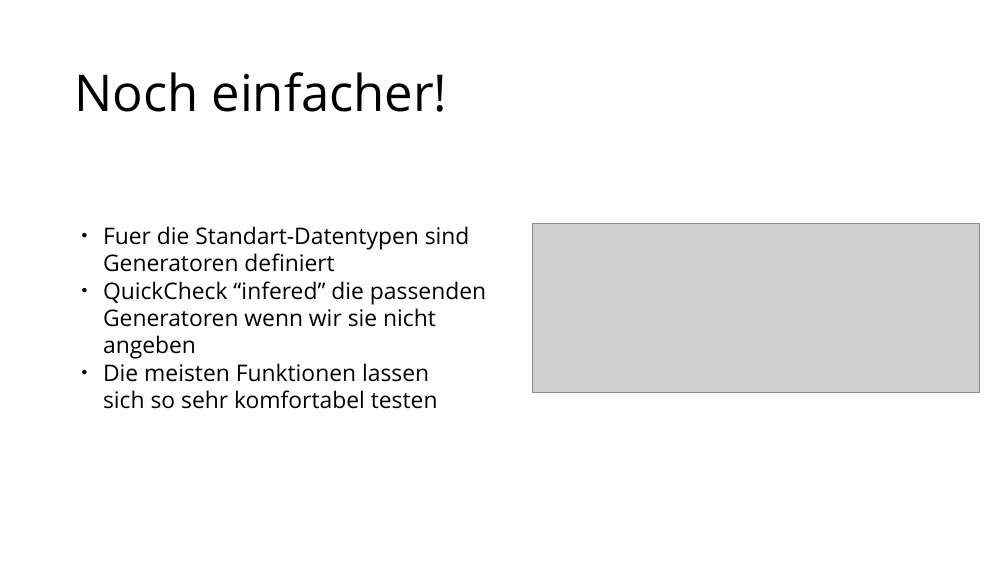
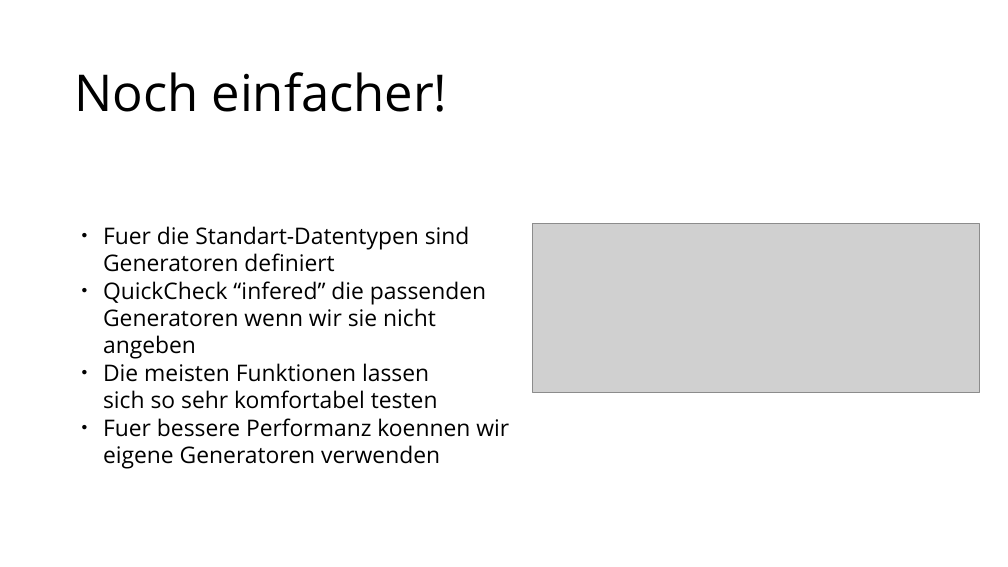
Before and after one commit to MoritzGoeckel/QuickCheck_Experiments, a slide deck: slide 10 of Praesentation.odp. Drawn at 1008x567 pixels with LibreOffice and Linux fonts; fonts in the diff are those of the drawing; grey boxes stand for pictures. Boxes give left, top, right and bottom in pixels: in the first picture for what was removed or moved away, otherwise in the second. Text is boxed around its words. In the diff, an @@ line names an element or a change of style, - is before the commit and + after.

```diff
--- a/Praesentation.odp
+++ b/Praesentation.odp
@@ text at (x1=103, y1=418, x2=509, y2=469): paragraph added @@
+● Fuer bessere Performanz koennen wir
+  eigene Generatoren verwenden
```
Also in this commit, not shown: 3 other slides changed, 1 slide added, 1 slide removed, 7 other files.
